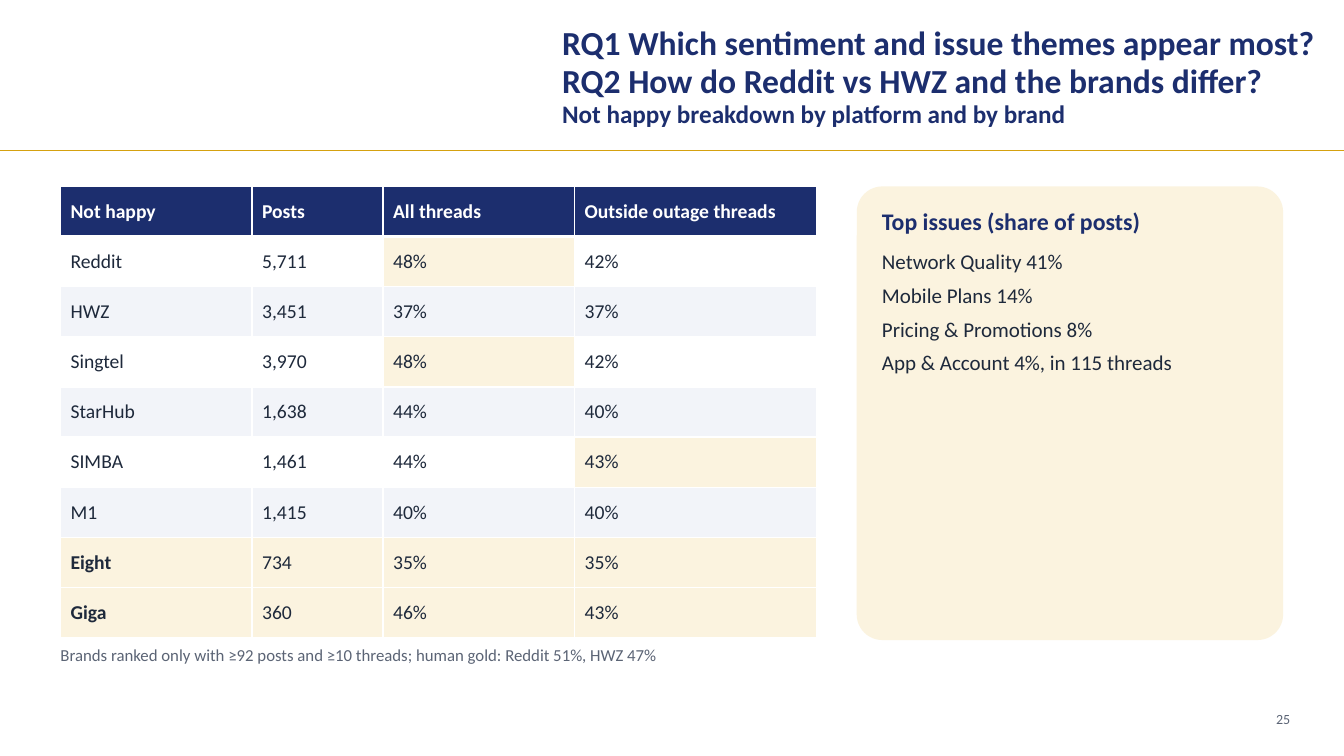
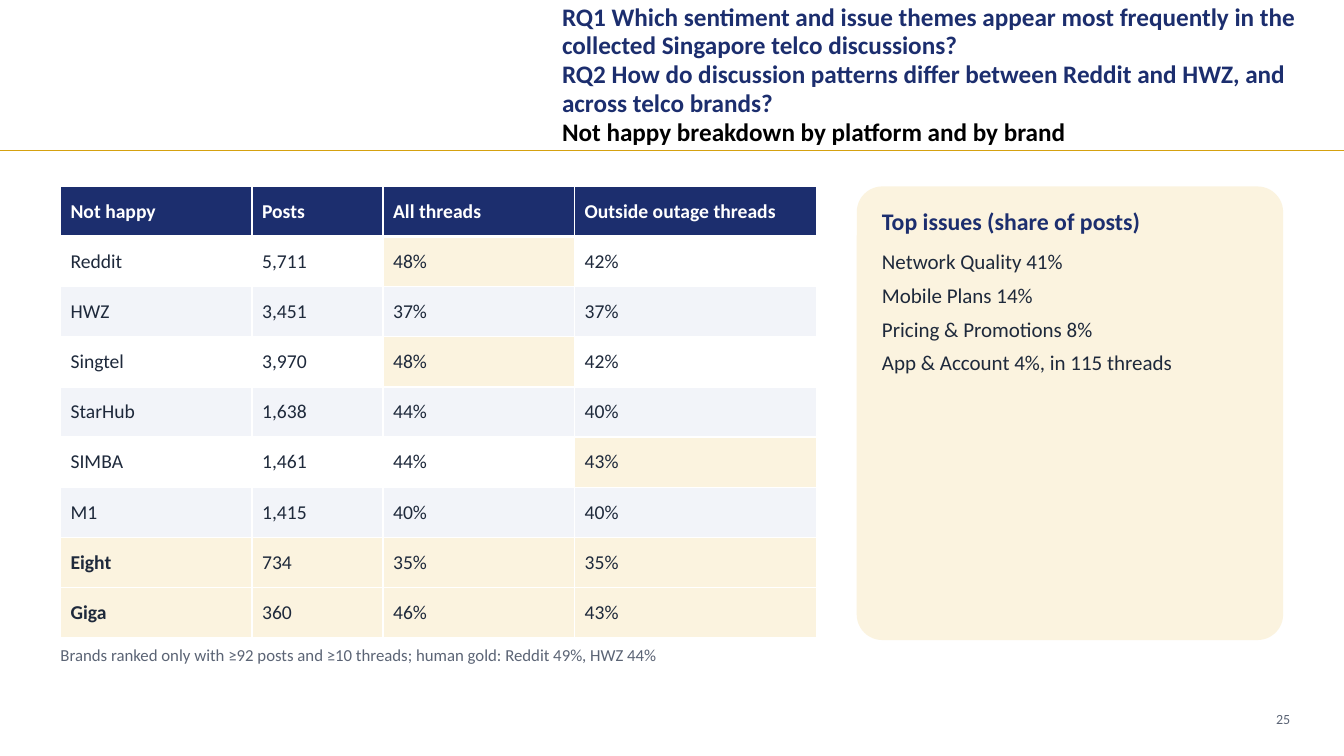
Before and after one commit to LizLicense/Public-Sentiment-Analysis-LLM-powered-Issue-Extraction, a slide deck: slide 24 of presentation/capstone_walkthrough_merged.pptx (slide 25 before the commit). Drawn at 1344x756 pixels with LibreOffice and Linux fonts; fonts in the diff are those of the drawing; background and template pictures are left out. Boxes give left, top, right and bottom in pixels: in the first picture for what was removed or moved away, otherwise in the second. Text is boxed around its words. In the diff, an @@ line names an element or a change of style, - is before the commit and + after.

```diff
--- a/presentation/capstone_walkthrough_merged.pptx
+++ b/presentation/capstone_walkthrough_merged.pptx
@@ text at (x1=562, y1=8, x2=1295, y2=112): text changed; size 24 to 18 pt @@
-RQ1 Which sentiment and issue themes appear most?
-RQ2 How do Reddit vs HWZ and the brands differ?
+RQ1 Which sentiment and issue themes appear most frequently in the collected Singapore telco discussions?
+RQ2 How do discussion patterns differ between Reddit and HWZ, and across telco brands?
@@ text "RQ1 Which sentiment and issue ..." moved from (x1=562, y1=31, x2=1315, y2=127) to (x1=562, y1=8, x2=1295, y2=145) @@
@@ text at (x1=562, y1=123, x2=1065, y2=145): text colour #1C2E6E to #000000 in "Not happy breakdown by platform and by ..." @@
@@ text at (x1=60, y1=649, x2=656, y2=664): text changed @@
-Brands ranked only with ≥92 posts and ≥10 threads; human gold: Reddit 51%, HWZ 47%
+Brands ranked only with ≥92 posts and ≥10 threads; human gold: Reddit 49%, HWZ 44%
```
Also in this commit, not shown: 24 other slides changed, 1 slide removed, 11 other files.
